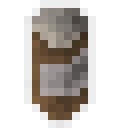
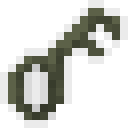
Layer changes from the first 128 x 128 image to the second:
hid "icon_pills" over box(24, 0, 96, 128)
added layer "icon_cabin_key" above "icon_drug_cocktail_frame3" over box(0, 0, 128, 128)
